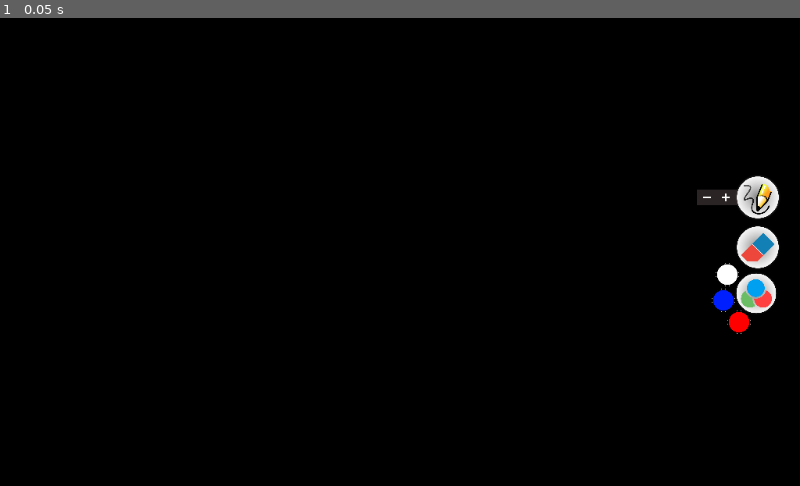
Above: before the commit, frame 1.
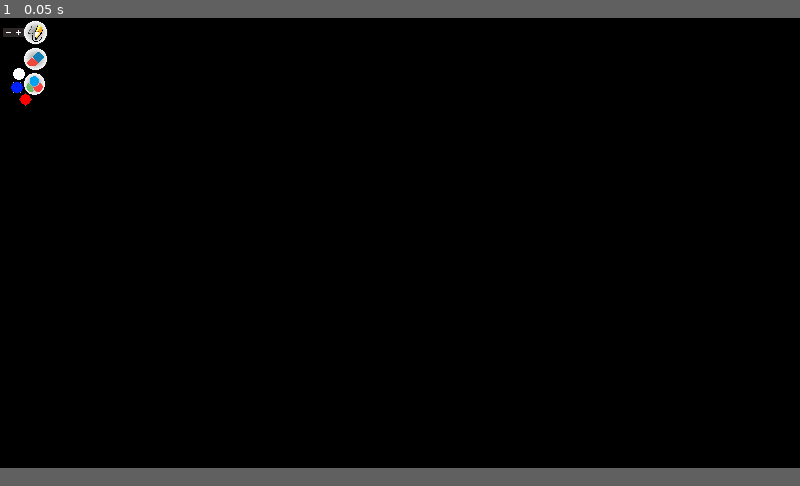
Above: after the commit, the same moment.

Repository: grapdega/whiteboard
Game: Godot game, scene res://Node2D.tscn
The game is run twice, just before and just after one commit, with the same random seed, the same clock (stepped at 60 frames per second) and the same inputs.
Inputs:
- Up to frame 1 (0.05 s): no input
In our replay, the window is 800x468 before the commit and 800x450 after it. These sizes can differ from the game's own. Grey fills any space a smaller window leaves; there, only what the larger window draws over its background counts as a difference.

The runs differ from the first frame. In frame 1, 2.0% of the frame differs, in the area x 0-98%, y 0-68%.

Commit message:
gles2

Diff:
--- a/Node2D.tscn
+++ b/Node2D.tscn
@@ -9,7 +9,7 @@
 [node name="Lines" type="Node2D" parent="."]
 
 [node name="ui" parent="." instance=ExtResource( 2 )]
-margin_left = 1013.0
-margin_top = 322.0
-margin_right = 1013.0
-margin_bottom = 322.0
+margin_left = 128.0
+margin_top = 127.0
+margin_right = 128.0
+margin_bottom = 127.0
--- a/project.godot
+++ b/project.godot
@@ -17,11 +17,15 @@
 
 [display]
 
+window/size/width=1920
+window/size/height=1080
 window/size/borderless=true
 window/size/fullscreen=true
 window/size/always_on_top=true
+window/vsync/vsync_via_compositor=true
 window/per_pixel_transparency/allowed=true
 window/per_pixel_transparency/enabled=true
+window/stretch/mode="2d"
 
 [gui]
 
@@ -33,9 +37,14 @@
 
 [rendering]
 
+quality/filters/sharpen_intensity=1.0
+quality/driver/driver_name="GLES2"
 quality/driver/fallback_to_gles2=true
 2d/options/use_nvidia_rect_flicker_workaround=true
 2d/snapping/use_gpu_pixel_snap=true
+vram_compression/import_bptc=true
+vram_compression/import_etc=true
+vram_compression/import_pvrtc=true
 quality/filters/msaa=4
 quality/filters/use_fxaa=true
 quality/filters/use_debanding=true
